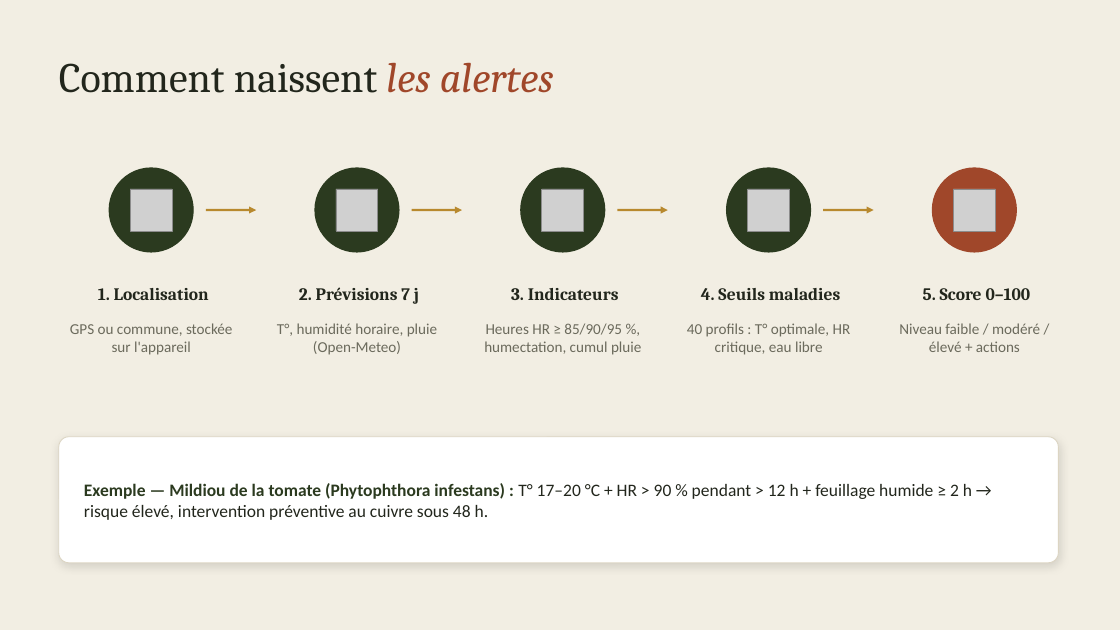
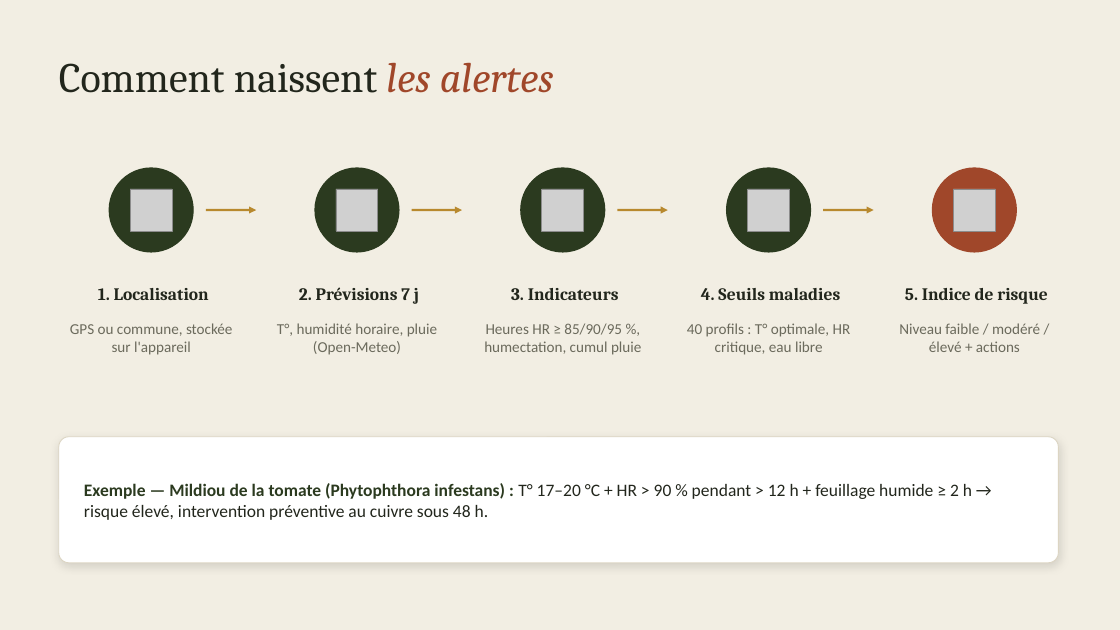
Before and after one commit to elodie24000/meteo-rique-maraichage, a slide deck: slide 4 of presentation/Presentation_outil_maraichage.pptx. Drawn at 1120x630 pixels with LibreOffice and Linux fonts; fonts in the diff are those of the drawing; grey boxes stand for pictures. Boxes give left, top, right and bottom in pixels: in the first picture for what was removed or moved away, otherwise in the second. Text is boxed around its words. In the diff, an @@ line names an element or a change of style, - is before the commit and + after.

```diff
--- a/presentation/Presentation_outil_maraichage.pptx
+++ b/presentation/Presentation_outil_maraichage.pptx
@@ text at [905, 288, 1048, 304]: text changed @@
-5. Score 0–100
+5. Indice de risque
```
Also in this commit, not shown: 2 other slides changed.
